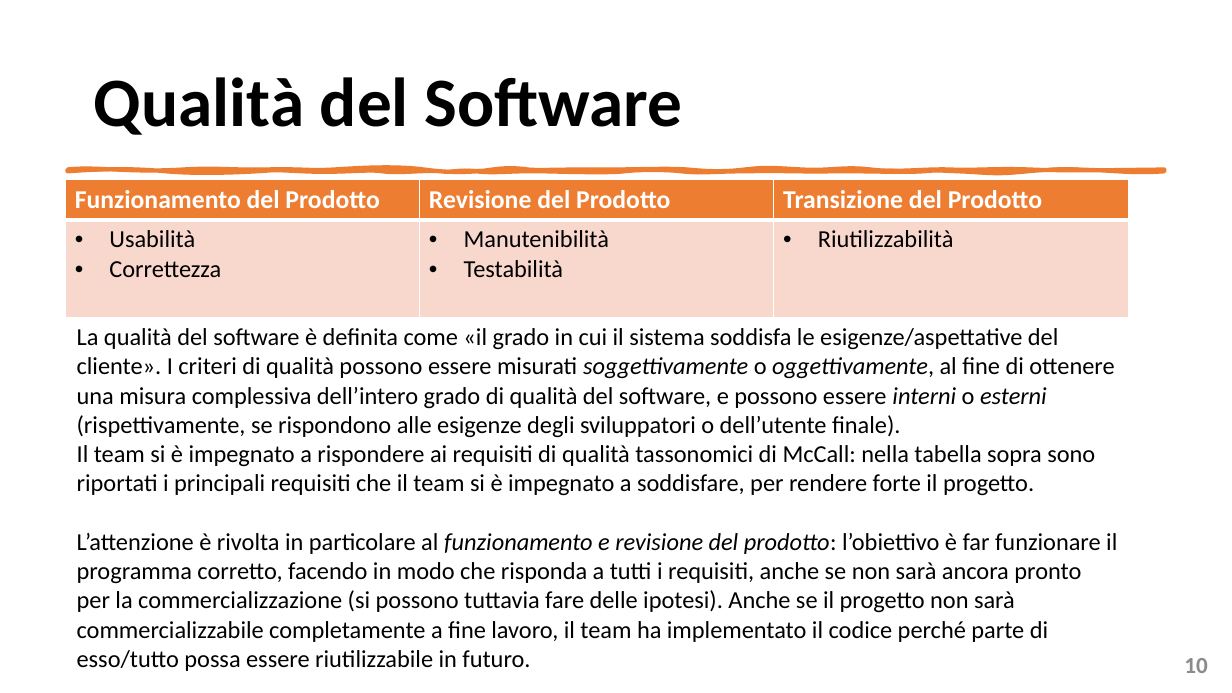
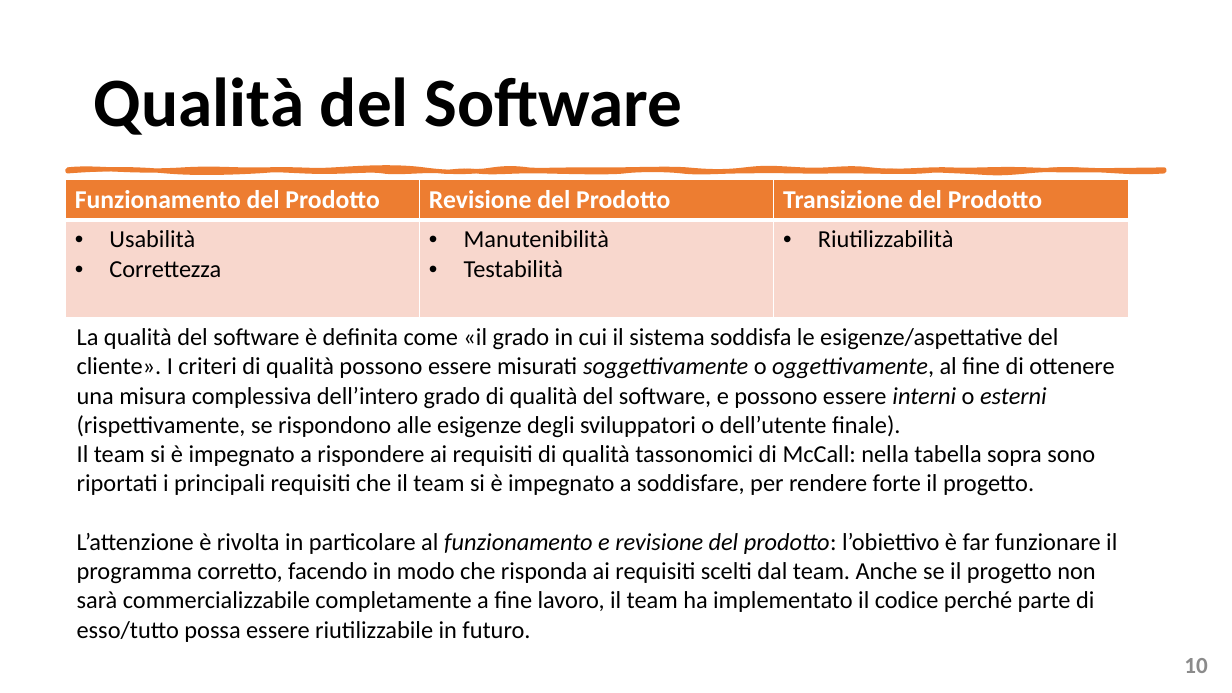
Before and after one commit to mangilimatteo/Progetto_Ingegneria_Software_Cattaneo_Mangili_Saini, a slide deck: slide 10 of Presentazione/Presentazione_Progetto.pptx. Drawn at 1232x693 pixels with LibreOffice and Linux fonts; fonts in the diff are those of the drawing. Boxes give left, top, right and bottom in pixels: in the first picture for what was removed or moved away, otherwise in the second. Text is boxed around its words. In the diff, an @@ line names an element or a change of style, - is before the commit and + after.

Commit message:
Update Presentazione Progetto

```diff
--- a/Presentazione/Presentazione_Progetto.pptx
+++ b/Presentazione/Presentazione_Progetto.pptx
@@ text at (x1=77, y1=533, x2=1117, y2=642): text changed @@
-L’attenzione è rivolta in particolare al funzionamento e revisione del prodotto: l’obiettivo è far funzionare il programma corretto, facendo in modo che risponda a tutti i requisiti, anche se non sarà ancora pronto per la commercializzazione (si possono tuttavia fare delle ipotesi). Anche se il progetto non sarà commercializzabile completamente a fine lavoro, il team ha implementato il codice perché parte di esso/tutto possa essere riutilizzabile in futuro.
+L’attenzione è rivolta in particolare al funzionamento e revisione del prodotto: l’obiettivo è far funzionare il programma corretto, facendo in modo che risponda ai requisiti scelti dal team. Anche se il progetto non sarà commercializzabile completamente a fine lavoro, il team ha implementato il codice perché parte di esso/tutto possa essere riutilizzabile in futuro.
```
Also in this commit, not shown: 6 other slides changed.
